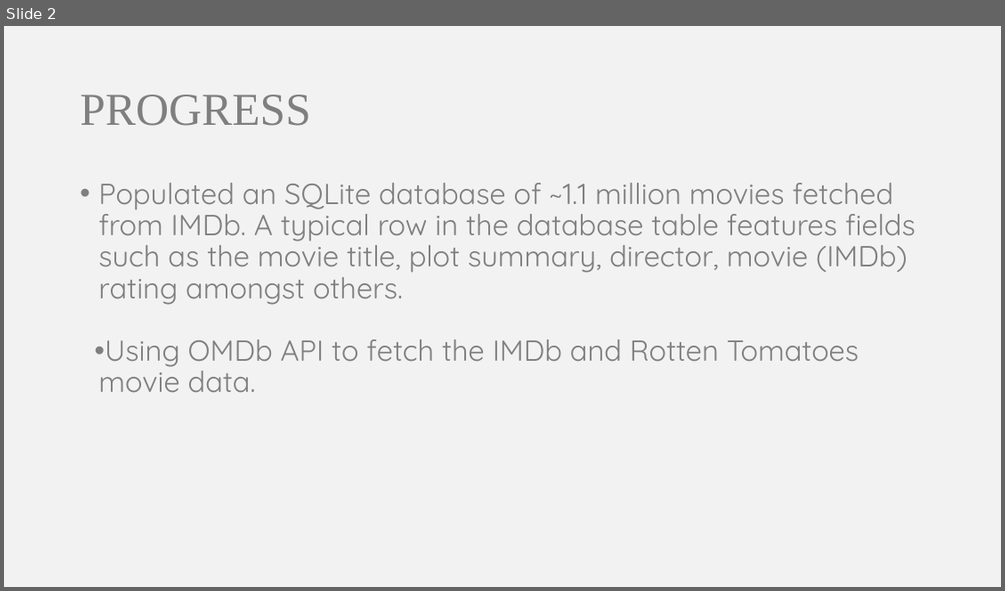
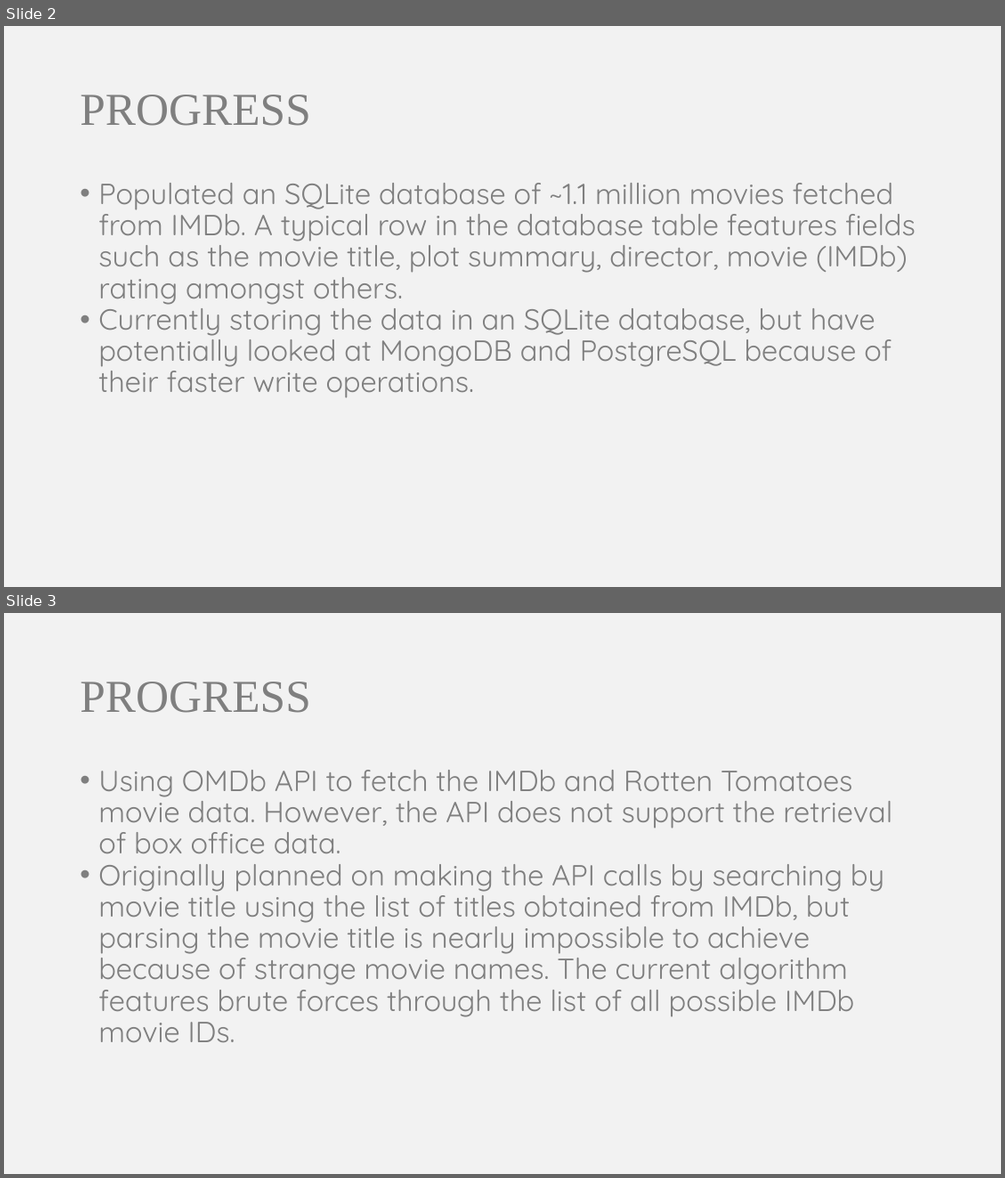
Before and after one commit to somyamohanty/Data_Dawgs, a slide deck: presentations/Presentation 1.pptx. Shown one above the other, each under a label of ours: slide 2 before the commit, slides 2 and 3 after it. The pictures are 1005x591 and 1005x1178 pixels, drawn with LibreOffice and Linux fonts; fonts in the diff are those of the drawing. Boxes give left, top, right and bottom in pixels: in the first picture for what was removed or moved away, otherwise in the second. Text is boxed around its words. In the diff, an @@ line names an element or a change of style, - is before the commit and + after.

```diff
--- a/presentations/Presentation 1.pptx
+++ b/presentations/Presentation 1.pptx
@@ slide 3 added at box(4, 613, 1001, 1174), background #F2F2F2 @@
@@ title added at box(80, 682, 310, 713), 44 pt, text #7F7F7F @@
+PROGRESS
@@ text added at box(98, 770, 892, 1042), 28 pt, text #7F7F7F @@
+• Using OMDb API to fetch the IMDb and Rotten Tomatoes movie data. However, the API does not support the retrieval of box office data.
+• Originally planned on making the API calls by searching by movie title using the list of titles obtained from IMDb, but parsing the movie title is nearly impossible to achieve because of strange movie names. The current algorithm features brute forces through the list of all possible IMDb movie IDs.
@@ slide 2 changed as well @@
@@ text at box(98, 299, 891, 398): text changed @@
-• Using OMDb API to fetch the IMDb and Rotten Tomatoes movie data.
+• Currently storing the data in an SQLite database, but have potentially looked at MongoDB and PostgreSQL because of their faster write operations.
```
Also in this commit, not shown: 4 other slides changed.
